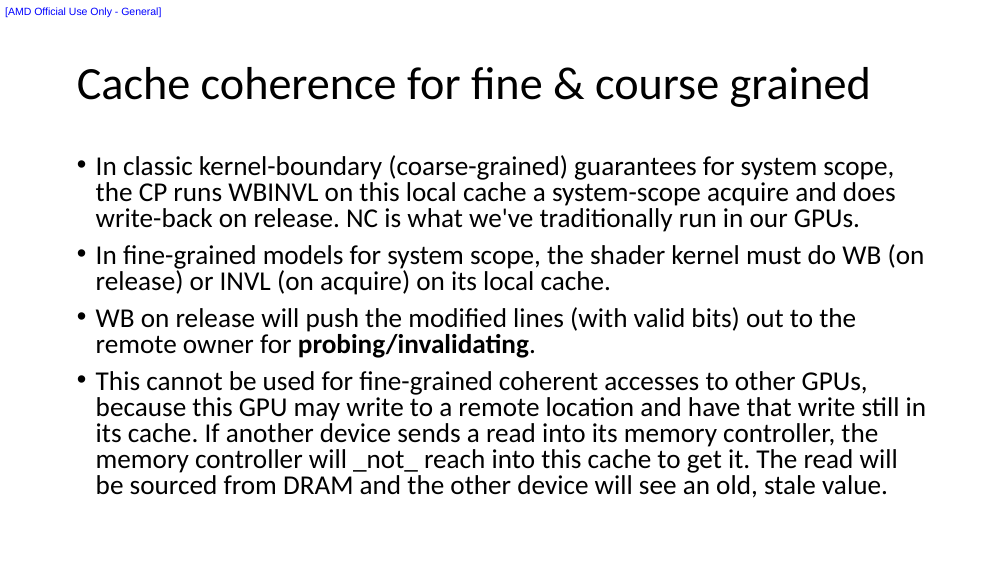
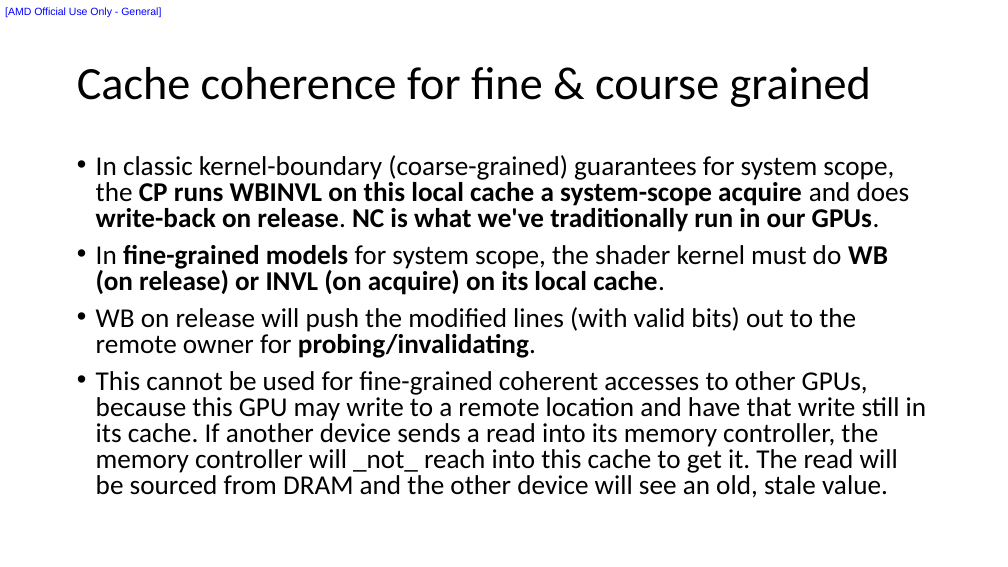
Before and after one commit to saurabhAMD/Cache_coherency, a slide deck: slide 18 of FineVsCourseMemory.pptx. Drawn at 1008x567 pixels with LibreOffice and Linux fonts; fonts in the diff are those of the drawing. Boxes give left, top, right and bottom in pixels: in the first picture for what was removed or moved away, otherwise in the second. Text is boxed around its words. In the diff, an @@ line names an element or a change of style, - is before the commit and + after.

```diff
--- a/FineVsCourseMemory.pptx
+++ b/FineVsCourseMemory.pptx
@@ text at <box>96,155,910,295</box>: bold on in "CP runs WBINVL on this local cache ...", "fine-grained models WB (on release) or INVL ..." @@
```
Also in this commit, not shown: 5 other slides changed, 1 slide added.
